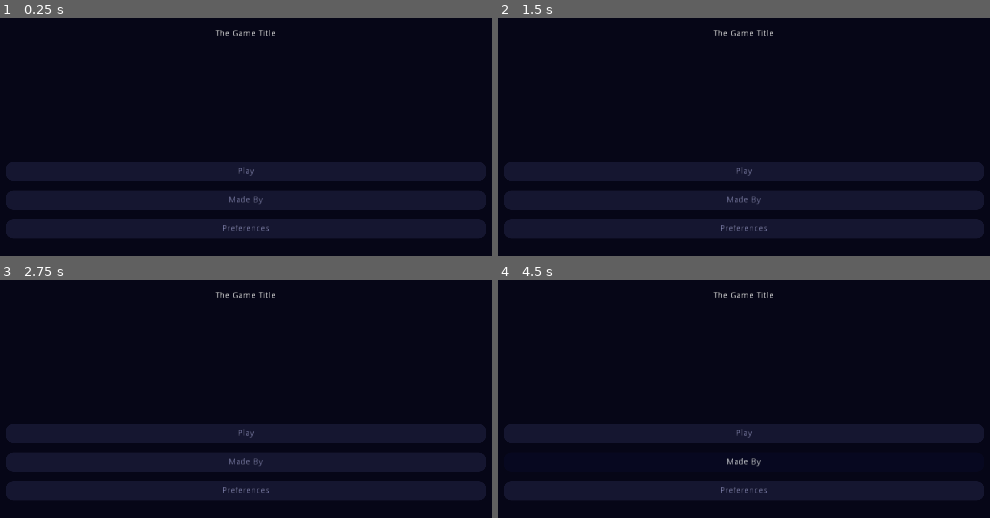
Above: before the commit, frames 1-4 (two rows, left to right).
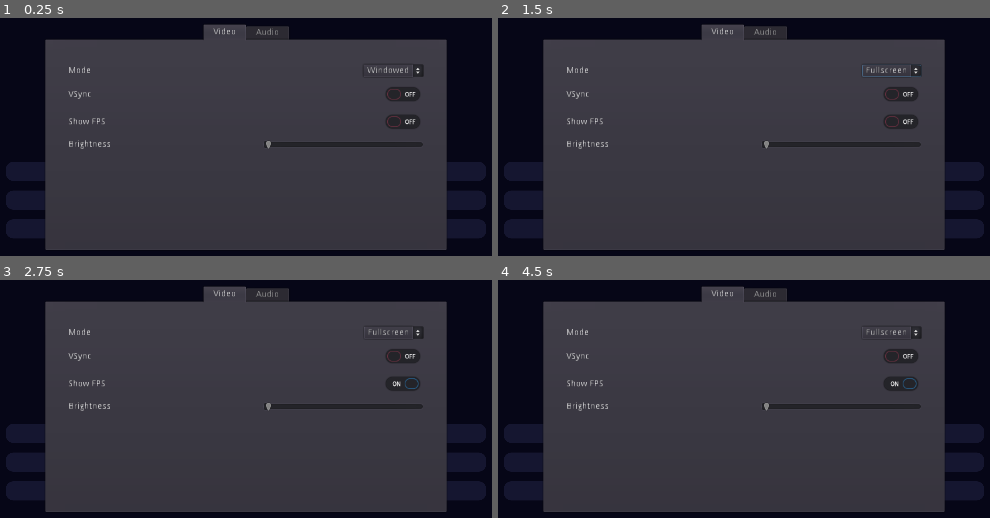
Above: after the commit, the same moments.

Repository: game-jam-it/game-off-jam
Game: Godot game, scene res://prototype/scenes/MainScene.tscn
The game is run twice, just before and just after one commit, with the same random seed, the same clock (stepped at 60 frames per second) and the same inputs.
Inputs (mouse positions are in pixels of both pictures, inside the frame that each line leads up to):
- Up to frame 1 (0.25 s): no input
- Up to frame 2 (1.5 s): click (891, 70) at 0.5 s, where only the run after the commit has a clickable "Windowed"; click (901, 94) at 1.27 s
- Up to frame 3 (2.75 s): click (403, 384) at 2.02 s
- Up to frame 4 (4.5 s): click "Play" at 2.75 s; click "Play" at 3.5 s; click "Made By" at 4.25 s

The runs differ from the first frame. In frame 1, 73% of the frame differs, in the area x 9-91%, y 2-98%; in frame 2, 73%; in frame 3, 73%; in frame 4, 73%.

Commit message:
prototype add gui settings

Diff:
--- /dev/null
+++ b/prototype/scenes/GuiSettings.gd
@@ -0,0 +1,4 @@
+extends Popup
+
+func _ready():
+	popup_centered()
--- /dev/null
+++ b/prototype/scenes/GuiSettings.tscn
@@ -0,0 +1,199 @@
+[gd_scene load_steps=8 format=2]
+
+[ext_resource path="res://prototype/scenes/GuiSettings.gd" type="Script" id=1]
+
+[sub_resource type="StyleBoxEmpty" id=1]
+
+[sub_resource type="StyleBoxEmpty" id=2]
+
+[sub_resource type="StyleBoxEmpty" id=3]
+
+[sub_resource type="StyleBoxEmpty" id=4]
+
+[sub_resource type="StyleBoxEmpty" id=5]
+
+[sub_resource type="StyleBoxEmpty" id=6]
+
+[node name="GuiSettings" type="Popup"]
+visible = true
+anchor_left = 0.5
+anchor_top = 0.5
+anchor_right = 0.5
+anchor_bottom = 0.5
+margin_left = -320.0
+margin_top = -180.0
+margin_right = 320.0
+margin_bottom = 180.0
+rect_min_size = Vector2( 640, 360 )
+script = ExtResource( 1 )
+
+[node name="ColorRect" type="ColorRect" parent="."]
+anchor_right = 1.0
+anchor_bottom = 1.0
+color = Color( 0.027451, 0.027451, 0.0941176, 1 )
+
+[node name="TabContainer" type="TabContainer" parent="."]
+anchor_right = 1.0
+anchor_bottom = 1.0
+
+[node name="Video" type="Tabs" parent="TabContainer"]
+visible = false
+anchor_right = 1.0
+anchor_bottom = 1.0
+margin_left = 4.0
+margin_top = 32.0
+margin_right = -4.0
+margin_bottom = -4.0
+
+[node name="MarginContainer" type="MarginContainer" parent="TabContainer/Video"]
+anchor_right = 1.0
+anchor_bottom = 1.0
+custom_constants/margin_right = 32
+custom_constants/margin_top = 32
+custom_constants/margin_left = 32
+custom_constants/margin_bottom = 32
+
+[node name="GridContainer" type="GridContainer" parent="TabContainer/Video/MarginContainer"]
+margin_left = 32.0
+margin_top = 32.0
+margin_right = 600.0
+margin_bottom = 292.0
+custom_constants/vseparation = 12
+columns = 2
+
+[node name="ModeLabel" type="Label" parent="TabContainer/Video/MarginContainer/GridContainer"]
+margin_top = 3.0
+margin_right = 68.0
+margin_bottom = 17.0
+text = "Mode"
+
+[node name="ModeOptionButton" type="OptionButton" parent="TabContainer/Video/MarginContainer/GridContainer"]
+margin_left = 472.0
+margin_right = 568.0
+margin_bottom = 20.0
+size_flags_horizontal = 10
+custom_constants/arrow_margin = 3
+text = "Windowed"
+items = [ "Windowed", null, false, 0, null, "Fullscreen", null, false, 1, null ]
+selected = 0
+
+[node name="VSyncLabel" type="Label" parent="TabContainer/Video/MarginContainer/GridContainer"]
+margin_top = 41.0
+margin_right = 68.0
+margin_bottom = 55.0
+text = "VSync"
+
+[node name="VSyncCheckButton" type="CheckButton" parent="TabContainer/Video/MarginContainer/GridContainer"]
+margin_left = 504.0
+margin_top = 32.0
+margin_right = 568.0
+margin_bottom = 64.0
+size_flags_horizontal = 10
+custom_constants/check_vadjust = 0
+custom_constants/hseparation = 0
+custom_styles/hover = SubResource( 1 )
+custom_styles/pressed = SubResource( 2 )
+custom_styles/focus = SubResource( 3 )
+custom_styles/disabled = SubResource( 4 )
+custom_styles/hover_pressed = SubResource( 5 )
+custom_styles/normal = SubResource( 6 )
+
+[node name="FpsLabel" type="Label" parent="TabContainer/Video/MarginContainer/GridContainer"]
+margin_top = 85.0
+margin_right = 68.0
+margin_bottom = 99.0
+text = "Show FPS"
+
+[node name="FpsCheckButton" type="CheckButton" parent="TabContainer/Video/MarginContainer/GridContainer"]
+margin_left = 504.0
+margin_top = 76.0
+margin_right = 568.0
+margin_bottom = 108.0
+size_flags_horizontal = 10
+custom_constants/check_vadjust = 0
+custom_constants/hseparation = 0
+custom_styles/hover = SubResource( 1 )
+custom_styles/pressed = SubResource( 2 )
+custom_styles/focus = SubResource( 3 )
+custom_styles/disabled = SubResource( 4 )
+custom_styles/hover_pressed = SubResource( 5 )
+custom_styles/normal = SubResource( 6 )
+
+[node name="BrightnessLabel" type="Label" parent="TabContainer/Video/MarginContainer/GridContainer"]
+margin_top = 121.0
+margin_right = 68.0
+margin_bottom = 135.0
+text = "Brightness"
+
+[node name="BrightnessHSlider" type="HSlider" parent="TabContainer/Video/MarginContainer/GridContainer"]
+margin_left = 312.0
+margin_top = 120.0
+margin_right = 568.0
+margin_bottom = 136.0
+rect_min_size = Vector2( 256, 0 )
+size_flags_horizontal = 10
+
+[node name="Audio" type="Tabs" parent="TabContainer"]
+anchor_right = 1.0
+anchor_bottom = 1.0
+margin_left = 4.0
+margin_top = 32.0
+margin_right = -4.0
+margin_bottom = -4.0
+
+[node name="MarginContainer" type="MarginContainer" parent="TabContainer/Audio"]
+anchor_right = 1.0
+anchor_bottom = 1.0
+custom_constants/margin_right = 32
+custom_constants/margin_top = 32
+custom_constants/margin_left = 32
+custom_constants/margin_bottom = 32
+
+[node name="GridContainer" type="GridContainer" parent="TabContainer/Audio/MarginContainer"]
+margin_left = 32.0
+margin_top = 32.0
+margin_right = 600.0
+margin_bottom = 292.0
+custom_constants/vseparation = 12
+columns = 2
+
+[node name="MasterLabel" type="Label" parent="TabContainer/Audio/MarginContainer/GridContainer"]
+margin_top = 1.0
+margin_right = 97.0
+margin_bottom = 15.0
+text = "Master Volume"
+
+[node name="MasterHSlider" type="HSlider" parent="TabContainer/Audio/MarginContainer/GridContainer"]
+margin_left = 312.0
+margin_right = 568.0
+margin_bottom = 16.0
+rect_min_size = Vector2( 256, 0 )
+size_flags_horizontal = 10
+
+[node name="MusicLabel" type="Label" parent="TabContainer/Audio/MarginContainer/GridContainer"]
+margin_top = 29.0
+margin_right = 97.0
+margin_bottom = 43.0
+text = "Music Volume"
+
+[node name="MusicHSlider" type="HSlider" parent="TabContainer/Audio/MarginContainer/GridContainer"]
+margin_left = 312.0
+margin_top = 28.0
+margin_right = 568.0
+margin_bottom = 44.0
+rect_min_size = Vector2( 256, 0 )
+size_flags_horizontal = 10
+
+[node name="SfxLabel" type="Label" parent="TabContainer/Audio/MarginContainer/GridContainer"]
+margin_top = 57.0
+margin_right = 97.0
+margin_bottom = 71.0
+text = "SFX Volume"
+
+[node name="SfxHSlider" type="HSlider" parent="TabContainer/Audio/MarginContainer/GridContainer"]
+margin_left = 312.0
+margin_top = 56.0
+margin_right = 568.0
+margin_bottom = 72.0
+rect_min_size = Vector2( 256, 0 )
+size_flags_horizontal = 10
--- a/prototype/scenes/MainScene.tscn
+++ b/prototype/scenes/MainScene.tscn
@@ -1,6 +1,7 @@
-[gd_scene load_steps=2 format=2]
+[gd_scene load_steps=3 format=2]
 
 [ext_resource path="res://prototype/scenes/GuiScene.tscn" type="PackedScene" id=1]
+[ext_resource path="res://prototype/scenes/GuiSettings.tscn" type="PackedScene" id=2]
 
 [node name="MainScene" type="Node2D"]
 
@@ -10,3 +11,6 @@
 [node name="CanvasLayer" type="CanvasLayer" parent="."]
 
 [node name="GuiScene" parent="CanvasLayer" instance=ExtResource( 1 )]
+
+[node name="GuiSettings" parent="CanvasLayer" instance=ExtResource( 2 )]
+visible = false
